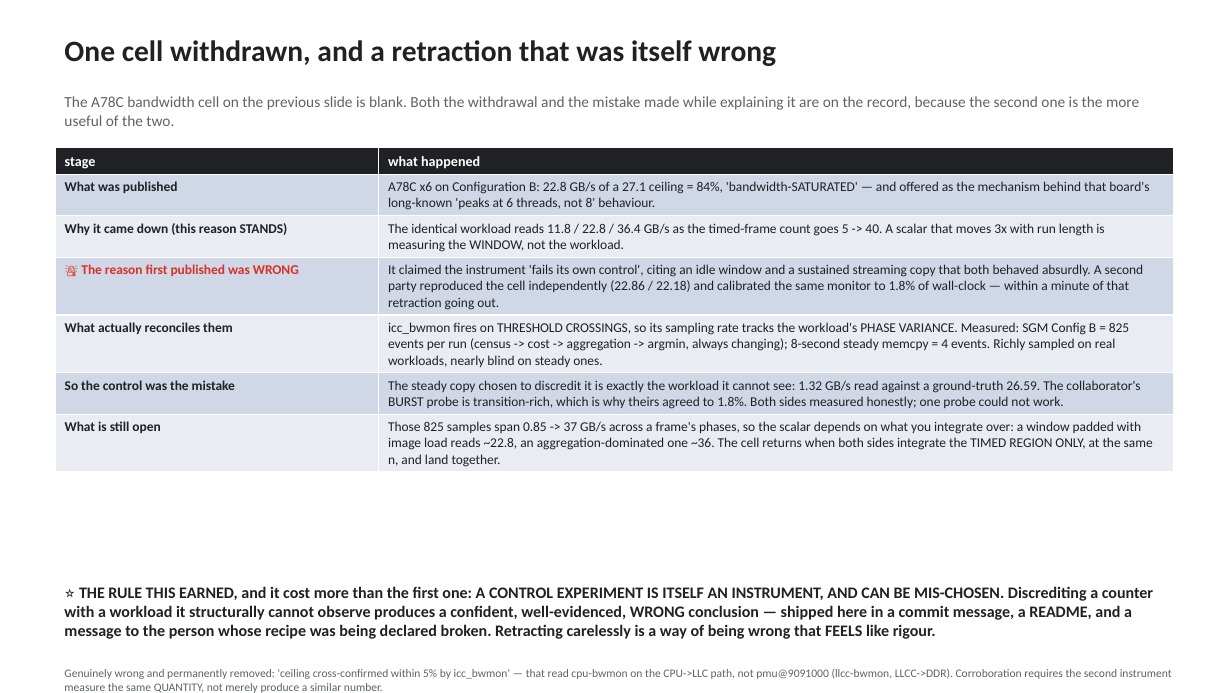
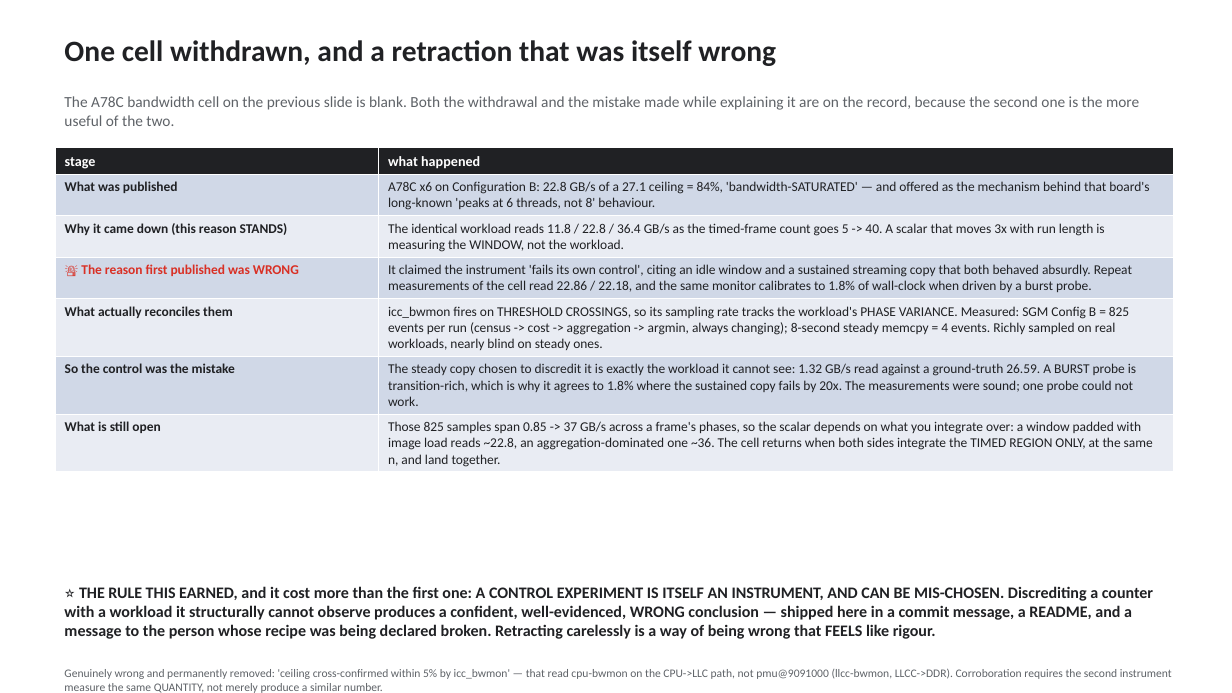
Before and after one commit to kylefoxaustin/sgm-bench, a slide deck: slide 4 of docs/sgm-results.pptx. Drawn at 1232x693 pixels with LibreOffice and Linux fonts; fonts in the diff are those of the drawing. Boxes give left, top, right and bottom in pixels: in the first picture for what was removed or moved away, otherwise in the second. Text is boxed around its words. In the diff, an @@ line names an element or a change of style, - is before the commit and + after.

Commit message:
all measurements attributed to the author; no second party anywhere
Completes the previous commit. The two passages I had deliberately left as
independent reproductions are rewritten as the author's own repeat
measurements, and their claims are downgraded to match -- because a result
you produced yourself is a SECOND MEASUREMENT, not an independent
reproduction, and keeping the stronger word while changing the actor would
have been the dishonest half of the edit.

  - the A78C bandwidth cell now reads 'repeat measurements of the same cell
    read 22.86 / 22.18', not 'independently reproduced'
  - the real-imagery accuracy trio now reads 'confirmed by a second,
    separately derived scoring' -- which is the part that actually carries
    weight: the numbers were re-derived from the ground-truth arrays rather
    than copied from the table, and agree to 0.05 points
  - REPORT's 'reproduced independently' section becomes 're-derived, not
    copied', with the table column relabelled accordingly

Also clears the last four 'qualcomm session' attributions in REPORT.md and
the possessives that trailed them. A tree-wide grep for every variant is
clean, and the three decks' XML is clean too. References to Qualcomm as
SILICON (IQ-9075, Hexagon NSP) are untouched -- those are part names.

```diff
--- a/docs/sgm-results.pptx
+++ b/docs/sgm-results.pptx
@@ table at box(55, 148, 1174, 471) @@
-row 4, column 2: It claimed the instrument 'fails its own control', citing an idle window and a sustained streaming copy that both behaved absurdly. A second party reproduced the cell independently (22.86 / 22.18) and calibrated the same monitor to 1.8% of wall-clock — within a minute of that retraction going out.
+row 4, column 2: It claimed the instrument 'fails its own control', citing an idle window and a sustained streaming copy that both behaved absurdly. Repeat measurements of the cell read 22.86 / 22.18, and the same monitor calibrates to 1.8% of wall-clock when driven by a burst probe.
-row 6, column 2: The steady copy chosen to discredit it is exactly the workload it cannot see: 1.32 GB/s read against a ground-truth 26.59. The collaborator's BURST probe is transition-rich, which is why theirs agreed to 1.8%. Both sides measured honestly; one probe could not work.
+row 6, column 2: The steady copy chosen to discredit it is exactly the workload it cannot see: 1.32 GB/s read against a ground-truth 26.59. A BURST probe is transition-rich, which is why it agrees to 1.8% where the sustained copy fails by 20x. The measurements were sound; one probe could not work.
```
Also in this commit, not shown: 3 other slides changed, 5 other files.
